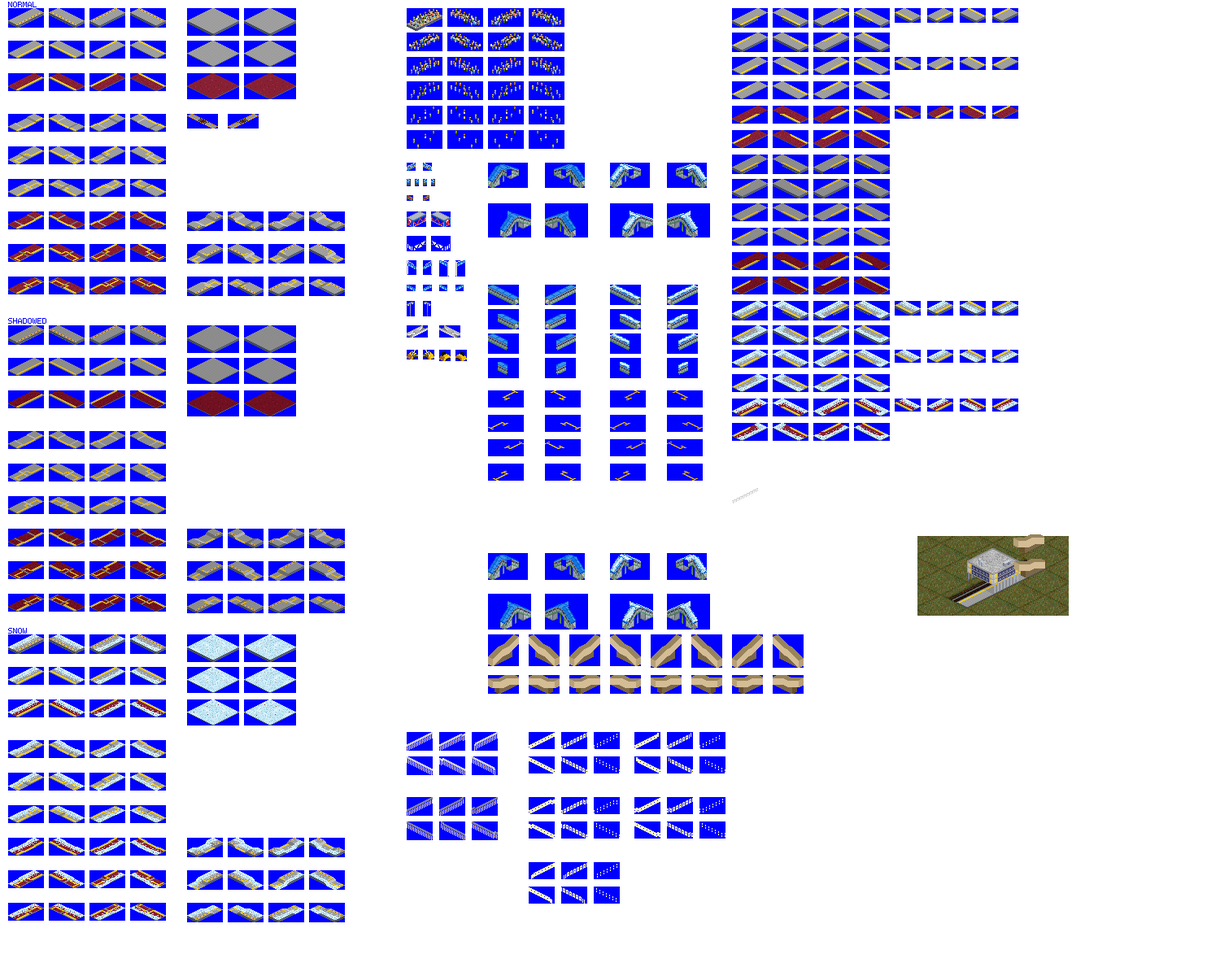
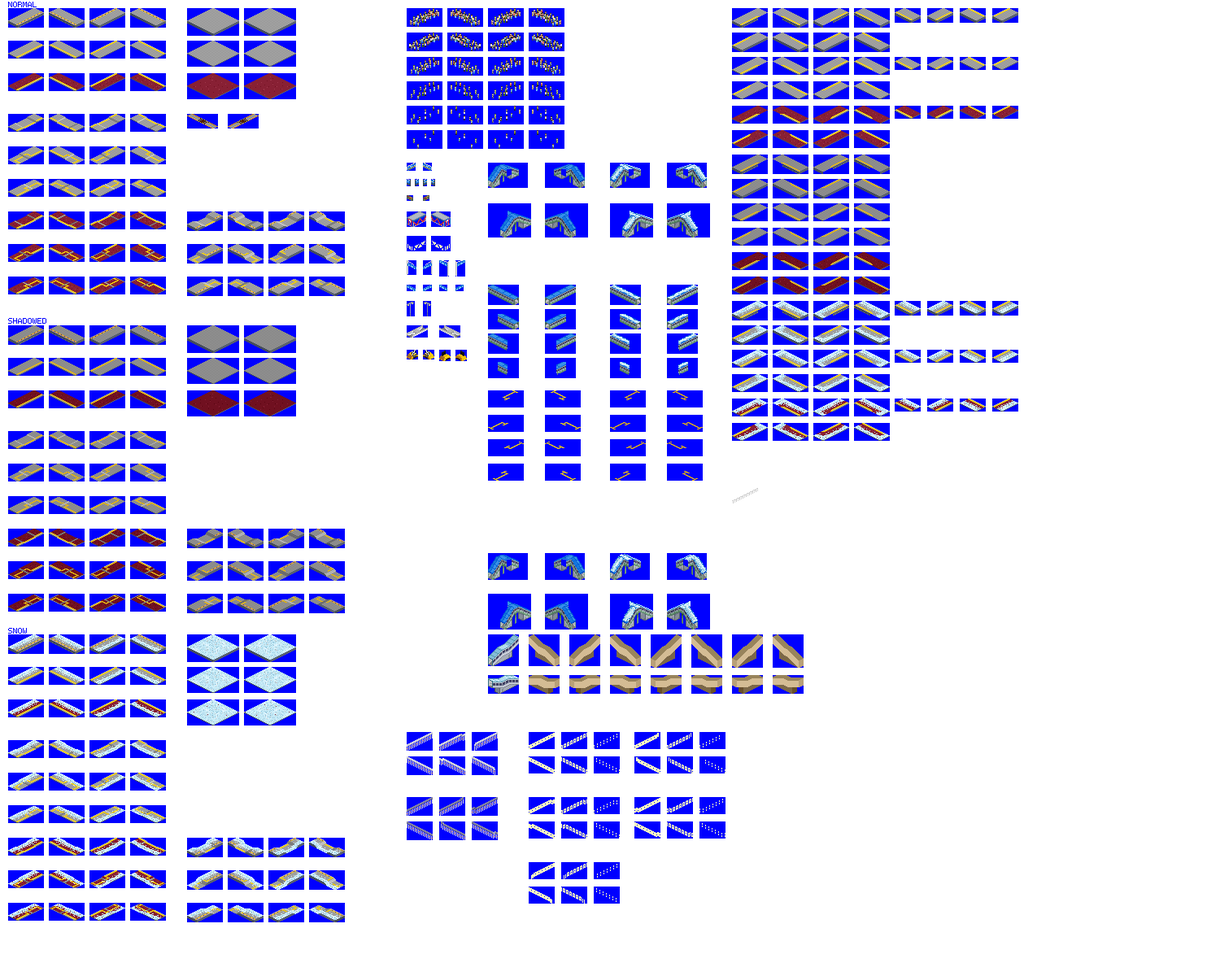
Two versions of the same layered image (1220x976). Layer-by-layer changes:
painted on "platforms" over [488, 534, 1046, 694]
hid "temporary", painted on it over [406, 12, 1070, 616]
